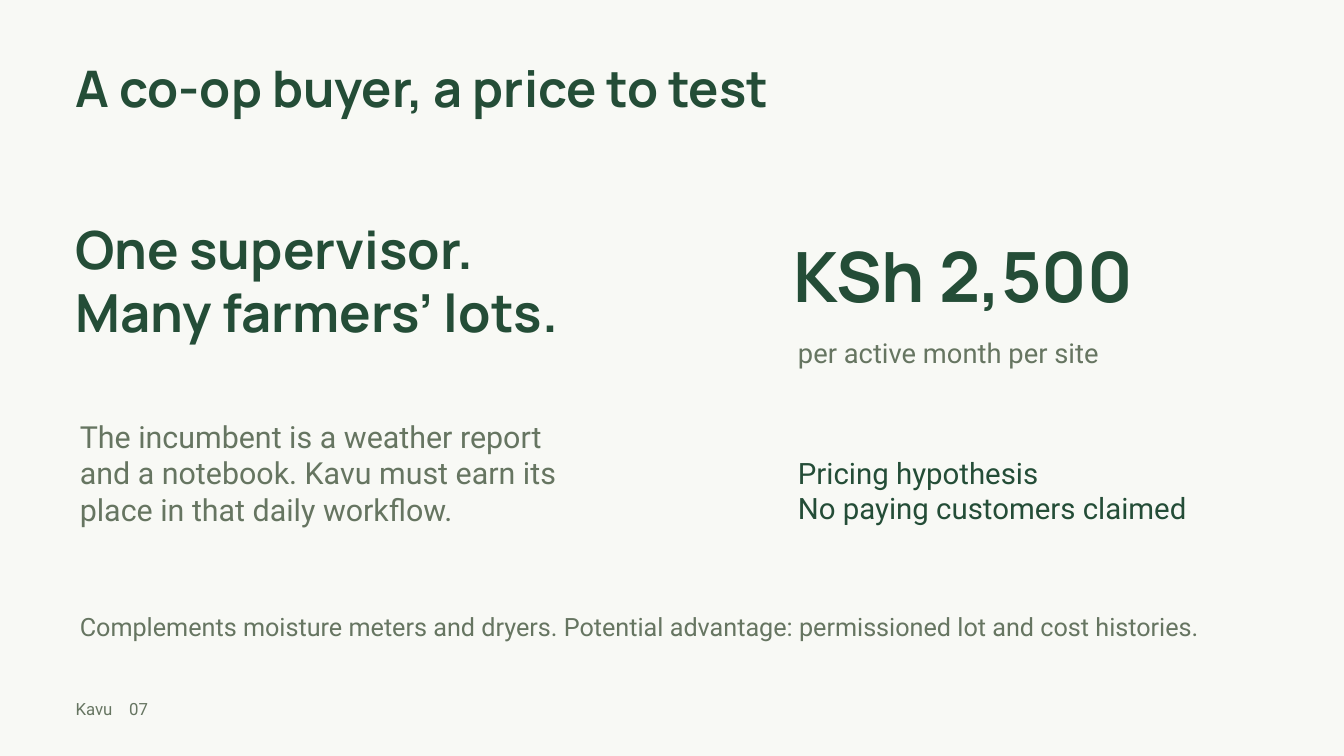
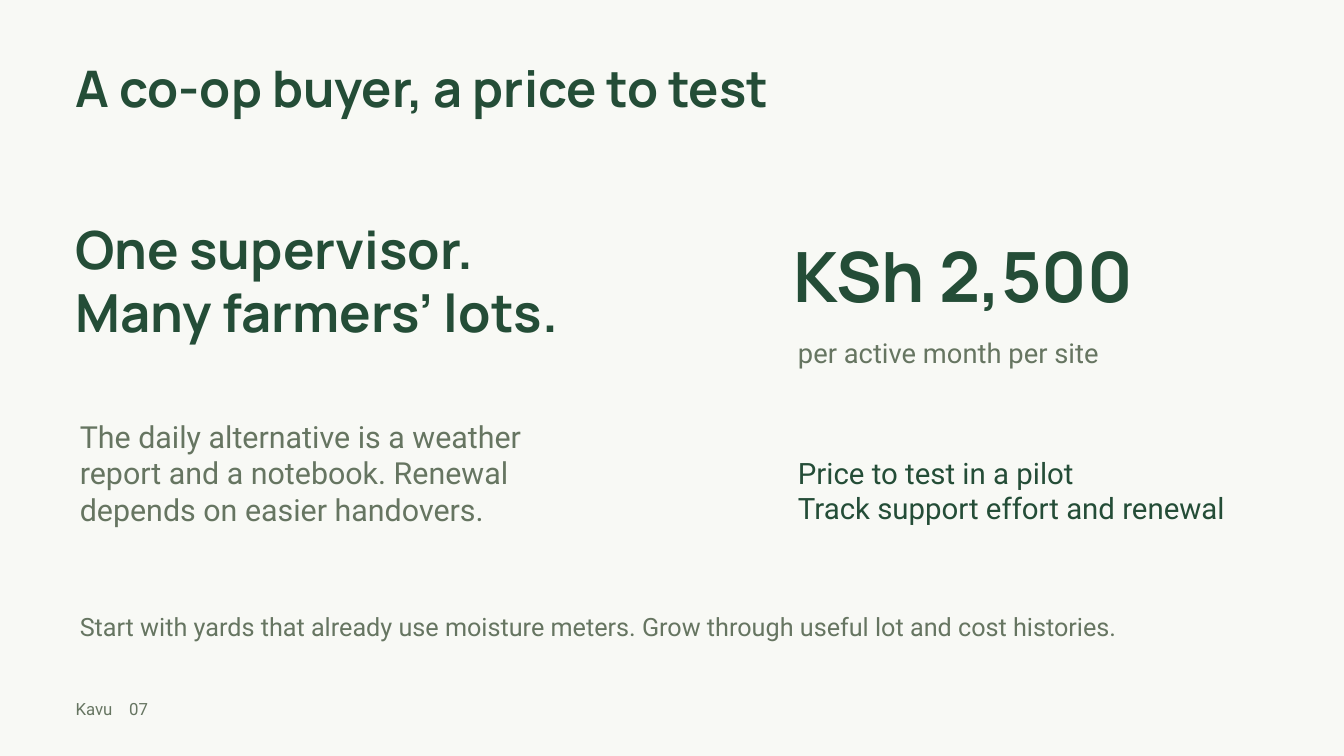
Before and after one commit to shi1720/Hack-The-Weather, a slide deck: slide 7 of output/kavu-pitch.pptx. Drawn at 1344x756 pixels with LibreOffice and Linux fonts; fonts in the diff are those of the drawing. Boxes give left, top, right and bottom in pixels: in the first picture for what was removed or moved away, otherwise in the second. Text is boxed around its words. In the diff, an @@ line names an element or a change of style, - is before the commit and + after.

```diff
--- a/output/kavu-pitch.pptx
+++ b/output/kavu-pitch.pptx
@@ text at box(80, 425, 521, 527): text changed @@
-The incumbent is a weather report
-and a notebook. Kavu must earn its
-place in that daily workflow.
+The daily alternative is a weather
+report and a notebook. Renewal
+depends on easier handovers.
@@ text at box(798, 462, 1224, 525): text changed @@
-Pricing hypothesis
-No paying customers claimed
+Price to test in a pilot
+Track support effort and renewal
@@ text at box(80, 617, 1116, 642): text changed @@
-Complements moisture meters and dryers. Potential advantage: permissioned lot and cost histories.
+Start with yards that already use moisture meters. Grow through useful lot and cost histories.
```
Also in this commit, not shown: 4 other slides changed, 2 slides added, 2 slides removed, 36 other files.
